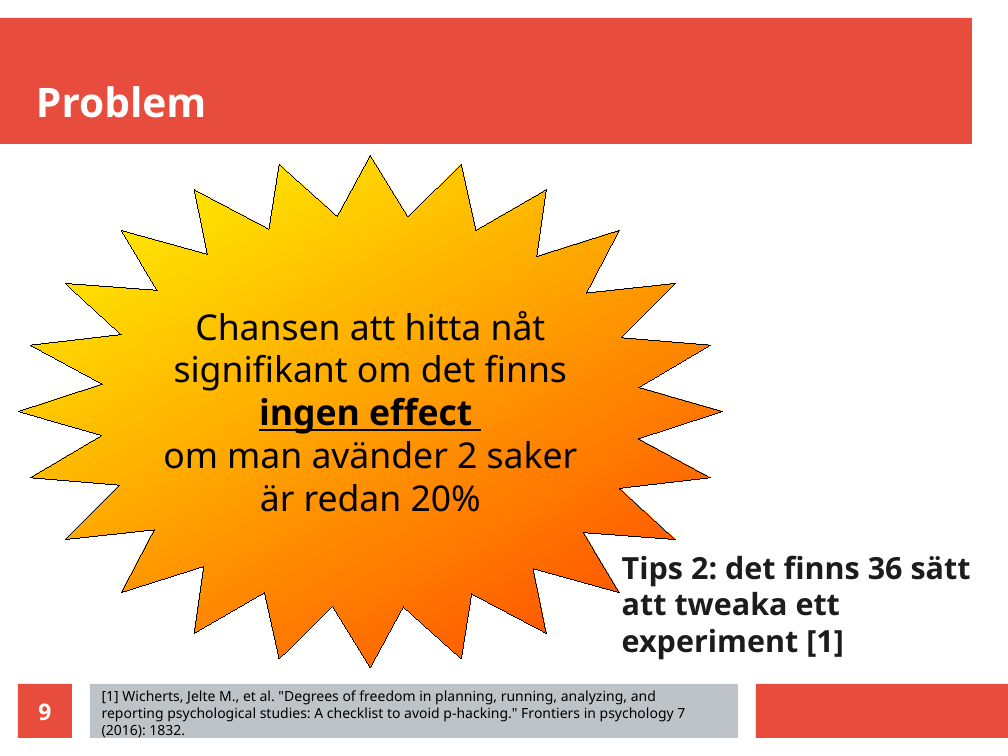
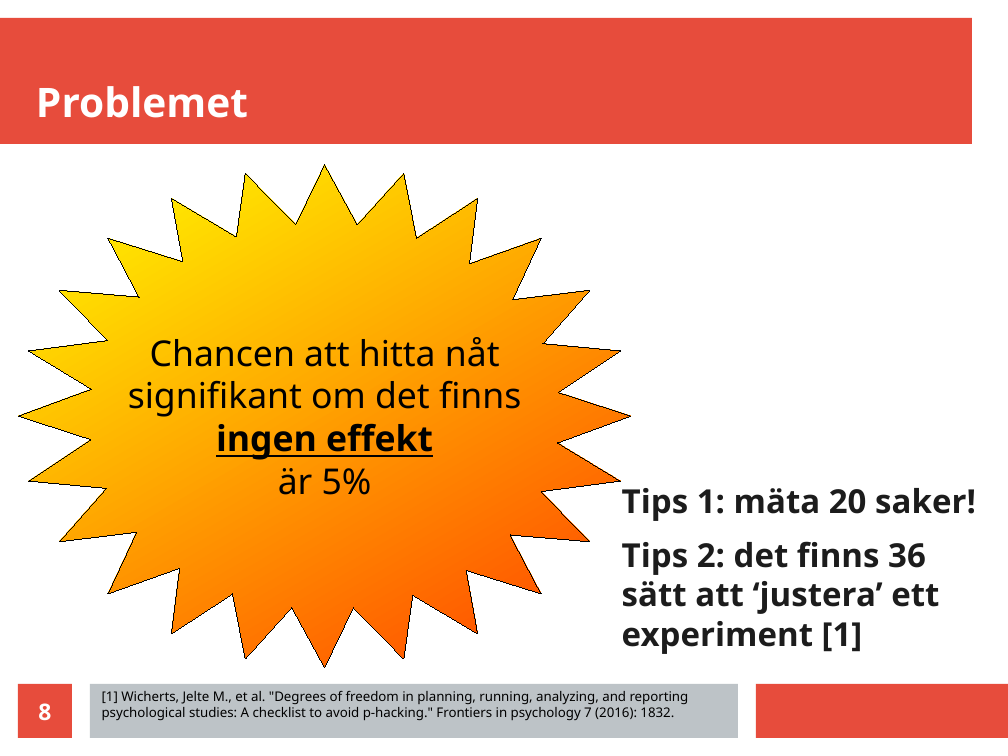
Before and after one commit to richelbilderbeek/science_fika_open_science_20250316, a slide deck: slide 8 of science_fika_talk_20250316.odp (slide 9 before the commit). Drawn at 1008x756 pixels with LibreOffice and Linux fonts; fonts in the diff are those of the drawing. Boxes give left, top, right and bottom in pixels: in the first picture for what was removed or moved away, otherwise in the second. Text is boxed around its words. In the diff, an @@ line names an element or a change of style, - is before the commit and + after.

```diff
--- a/science_fika_talk_20250316.odp
+++ b/science_fika_talk_20250316.odp
@@ title at box(36, 86, 248, 118): text changed @@
-Problem
+Problemet
@@ freeform shape "Chancen att hitta nåt": place and size @@
-freeform shape "Chancen att hitta nåt" at box(18, 155, 723, 668)
+freeform shape "Chancen att hitta nåt" at box(18, 165, 631, 668)
@@ text in freeform shape at box(150, 337, 500, 367): text changed @@
-Chansen att hitta nåt
+Chancen att hitta nåt
@@ text in freeform shape at box(216, 423, 433, 495): text changed; bold on @@
-ingen effect
-om man avänder 2 saker
-är redan 20%
+ingen effekt
+är 5%
@@ text at box(622, 488, 976, 654): text changed; size 24.1 to 26 pt @@
-Tips 2: det finns 36 sätt att tweaka ett experiment [1]
+Tips 1: mäta 20 saker!
+Tips 2: det finns 36 sätt att ‘justera’ ett experiment [1]
@@ text "[1] Wicherts, Jelte M., et ..." at box(102, 691, 689, 721): size 11 to 10.5 pt @@
@@ page number at box(38, 703, 51, 721): text changed @@
-9
+8
```
Also in this commit, not shown: 11 other slides changed, 1 slide removed, 1 other file.
